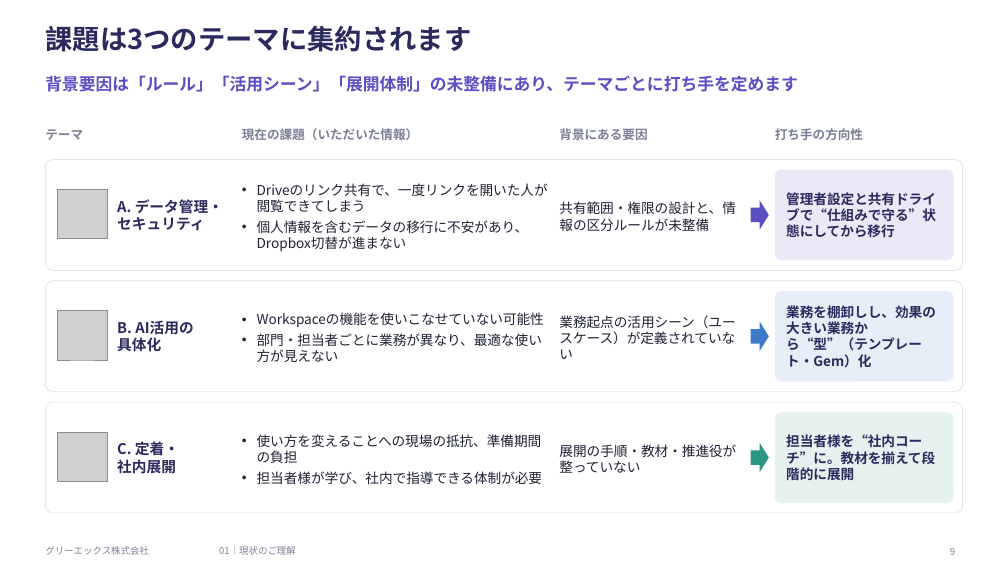
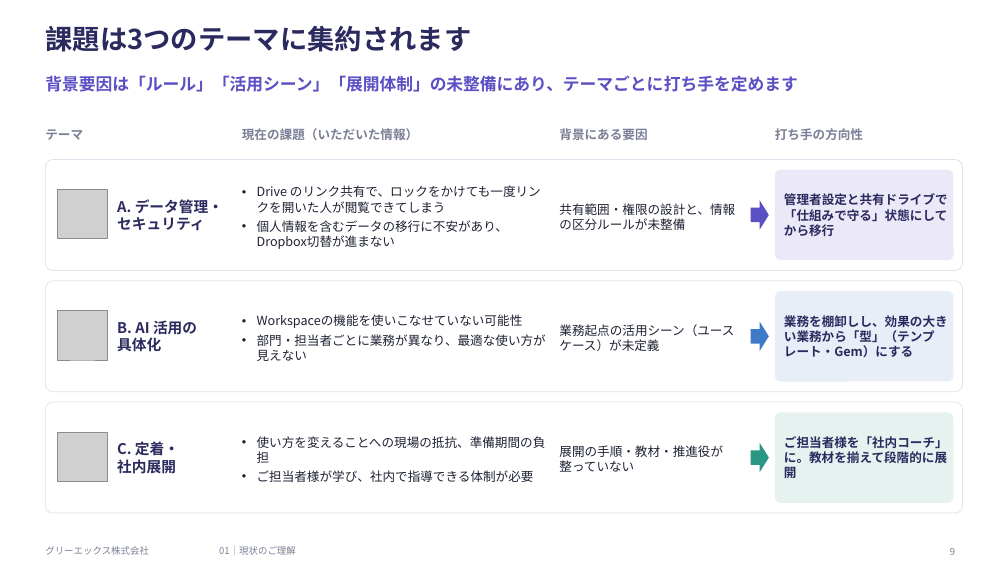
Before and after one commit to hjack0703/sakai, a slide deck: slide 9 of docs/20261027_サカイ様向けご提案_GREEX.pptx. Drawn at 1008x567 pixels with LibreOffice and Linux fonts; fonts in the diff are those of the drawing; grey boxes stand for pictures. Boxes give left, top, right and bottom in pixels: in the first picture for what was removed or moved away, otherwise in the second. Text is boxed around its words. In the diff, an @@ line names an element or a change of style, - is before the commit and + after.

```diff
--- a/docs/20261027_サカイ様向けご提案_GREEX.pptx
+++ b/docs/20261027_サカイ様向けご提案_GREEX.pptx
@@ text at (257,185,541,213): text changed; size 13 to 12 pt @@
-• Driveのリンク共有で、一度リンクを開いた人が閲覧できてしまう
+• Drive のリンク共有で、ロックをかけても一度リンクを開いた人が閲覧できてしまう
@@ text at (784,193,948,236): text changed; size 13 to 12 pt @@
-管理者設定と共有ドライブで“仕組みで守る”状態にしてから移行
+管理者設定と共有ドライブで「仕組みで守る」状態にしてから移行
@@ text at (257,220,508,249): size 13 to 12 pt in "個人情報を含むデータの移行に不安があり、Dropbox切替が進まない" @@
@@ text at (117,320,197,335): spaces changed @@
-B. AI活用の
+B. AI 活用の
@@ text at (559,324,734,351): text changed; size 13 to 12 pt @@
-業務起点の活用シーン（ユースケース）が定義されていない
+業務起点の活用シーン（ユースケース）が未定義
@@ text at (784,315,948,357): text changed; size 13 to 12 pt @@
-業務を棚卸しし、効果の大きい業務から“型”（テンプレート・Gem）化
+業務を棚卸しし、効果の大きい業務から「型」（テンプレート・Gem）にする
@@ size 13 to 12 pt in 3 elements at (559,203,735,230), (257,314,546,361), (559,445,723,472) @@
@@ text at (257,436,546,463): size 13 to 12 pt in "使い方を変えることへの現場の抵抗、準備期間の負担" @@
@@ text at (784,436,948,481): text changed; size 13 to 12 pt @@
-担当者様を“社内コーチ”に。教材を揃えて段階的に展開
+ご担当者様を「社内コーチ」に。教材を揃えて段階的に展開
@@ text at (257,470,534,482): text changed; size 13 to 12 pt @@
-• 担当者様が学び、社内で指導できる体制が必要
+• ご担当者様が学び、社内で指導できる体制が必要
```
Also in this commit, not shown: 32 other slides changed, 1 slide added, 2 slides removed, 6 other files.
